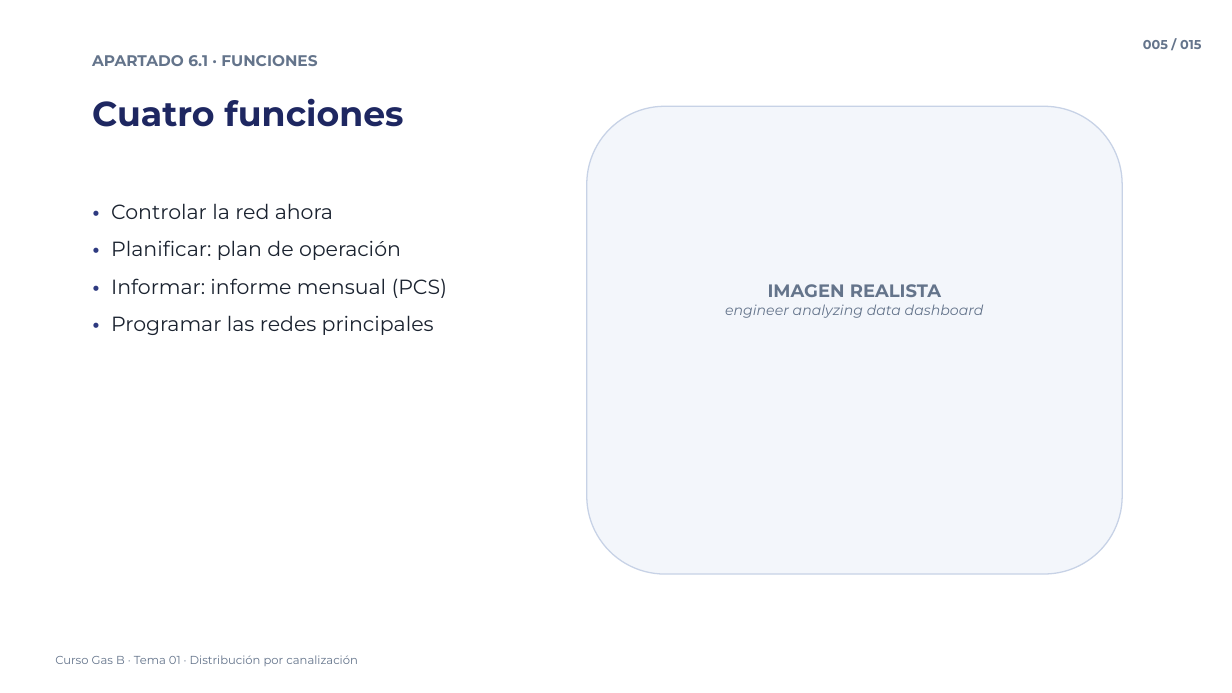
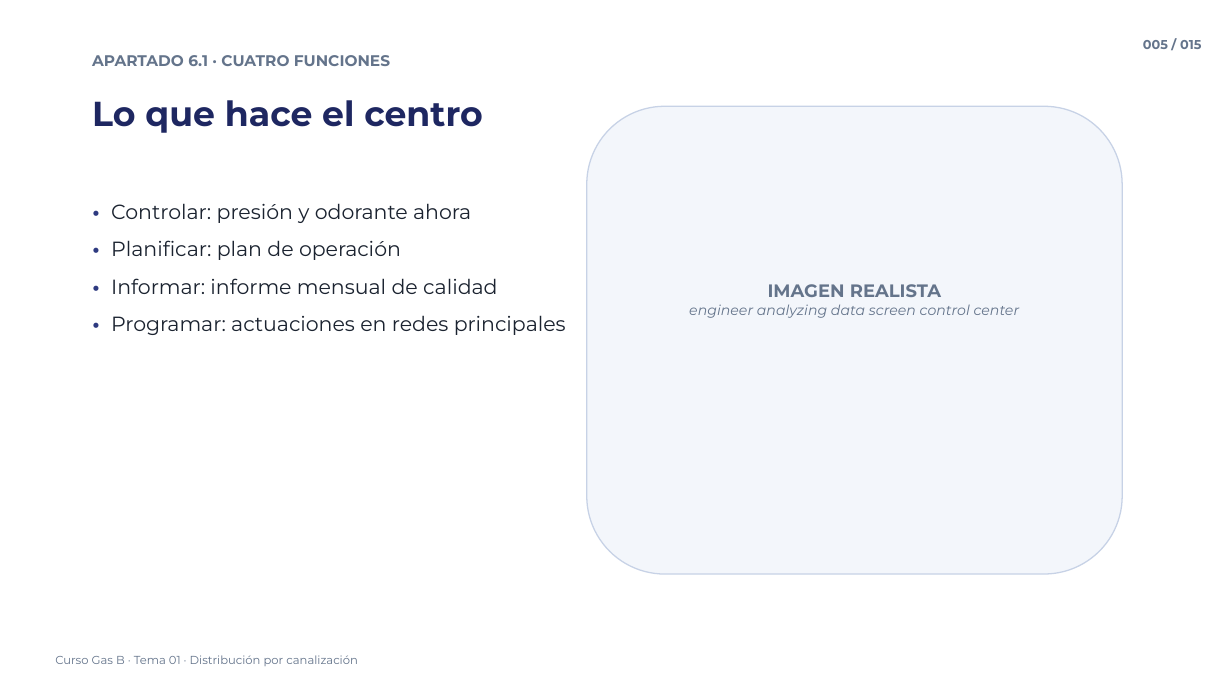
Before and after one commit to noahcuadrado-cmd/averias-frigorificas, a slide deck: slide 5 of Curso Gas B/01 - ITC-ICG 01 - Distribucion por canalizacion/01 - ITC-ICG 01 - Distribucion por canalizacion - Vídeo 2.pptx. Drawn at 1232x693 pixels with LibreOffice and Linux fonts; fonts in the diff are those of the drawing. Boxes give left, top, right and bottom in pixels: in the first picture for what was removed or moved away, otherwise in the second. Text is boxed around its words. In the diff, an @@ line names an element or a change of style, - is before the commit and + after.

```diff
--- a/Curso Gas B/01 - ITC-ICG 01 - Distribucion por canalizacion/01 - ITC-ICG 01 - Distribucion por canalizacion - Vídeo 2.pptx
+++ b/Curso Gas B/01 - ITC-ICG 01 - Distribucion por canalizacion/01 - ITC-ICG 01 - Distribucion por canalizacion - Vídeo 2.pptx
@@ text at [92, 55, 390, 66]: text changed @@
-APARTADO 6.1 · FUNCIONES
+APARTADO 6.1 · CUATRO FUNCIONES
@@ text at [92, 100, 483, 133]: text changed @@
-Cuatro funciones
+Lo que hace el centro
@@ text at [111, 203, 471, 223]: text changed @@
-• Controlar la red ahora
+• Controlar: presión y odorante ahora
@@ text at [111, 278, 566, 335]: text changed @@
-• Informar: informe mensual (PCS)
-• Programar las redes principales
+• Informar: informe mensual de calidad
+• Programar: actuaciones en redes principales
@@ text at [689, 304, 1020, 318]: text changed @@
-engineer analyzing data dashboard
+engineer analyzing data screen control center
```
Also in this commit, not shown: 12 other slides changed, 1 slide added, 1 slide removed, 12 other files.
